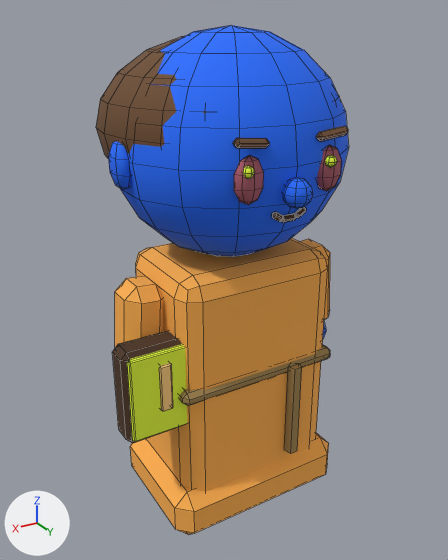
Two versions of the FBX model client/CultOfComfort.Unity/Assets/Resources/Art/Models/zealot.fbx, one commit apart.
Both versions are drawn from a camera (50 mm lens) standing at (0.505, 0.82, 0.823) and looking at (0.007, -0.01, 0.408). Arrows for +X, +Y and +Z are at lower left; the lights stay in place. The first picture is the older version. Mesh edges are drawn as thin lines. Where no turn or scale is listed for an object, it has been applied to the vertices.

Objects in the first picture: 'ArmR', 'Body', 'Head', 'Weapon' and 1 more.
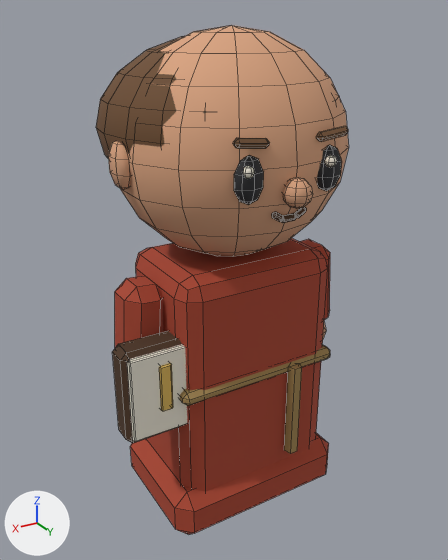
Location of each change, (x1, y1, x2, y2) in pixels of the pictures (448 x 560 px):
```json
{"part": 1, "of": "me_body", "change": "surface changed", "before": [130, 238, 329, 535], "after": [130, 238, 329, 535], "on screen": "brown to red"}
{"part": 2, "of": "me_armr", "change": "surface changed", "before": [115, 276, 163, 347], "after": [115, 276, 163, 347], "on screen": "orange to red"}
{"part": 3, "of": "me_weapon", "change": "surface changed", "before": [114, 331, 187, 443], "after": [114, 331, 187, 443], "on screen": "yellow to grey"}
{"part": 4, "of": "me_head", "change": "surface changed", "before": [105, 25, 349, 257], "after": [105, 25, 349, 257], "on screen": "blue to brown"}
```

Scene script edits in JSON lines:
```json
{"block": "me_body", "where": "me_body.from_pydata(...)  # 114 vertices, 113 faces; spans x -0.164..0.164, y -0.117..0.119, z 0.0..0.468"}
{"block": "me_body", "where": "# used by ob_body; location = (0.0, 0.0, 0.0)"}
{"block": "me_body", "change": "me_body part 1: texture (UV) coordinates of 113 of 113 faces, centred in x -0.164..0.164, y -0.117..0.119, z 0.0..0.468, changed; they spanned u 0.56..0.69, v 0.38..0.62 and now span u 0.56..0.69, v 0.5..0.7"}
{"block": "me_armr", "where": "me_armr.from_pydata(...)  # 66 vertices, 74 faces; spans x -0.039..0.039, y -0.039..0.039, z -0.203..0.009"}
{"block": "me_armr", "where": "# used by ob_armr; location = (0.168, 0.0, 0.437)"}
{"block": "me_armr", "change": "me_armr part 2: 74 kept faces spanning x -0.039..0.039, y -0.039..0.039, z -0.203..0.009 get new texture (UV) coordinates"}
{"block": "me_head", "where": "me_head.from_pydata(...)  # 632 vertices, 706 faces; spans x -0.195..0.195, y -0.214..0.191, z -0.004..0.339"}
{"block": "me_head", "where": "# used by ob_head; location = (0.0, 0.0, 0.468)"}
{"block": "me_head", "change": "me_head part 4: 706 kept faces spanning x -0.195..0.195, y -0.214..0.191, z -0.004..0.339 get new texture (UV) coordinates"}
{"block": "me_weapon", "where": "me_weapon.from_pydata(...)  # 72 vertices, 78 faces; spans x -0.065..0.065, y 0.032..0.091, z -0.06..0.1"}
{"block": "me_weapon", "where": "# used by ob_weapon; location = (0.168, 0.0, 0.273)"}
{"block": "me_weapon", "change": "me_weapon part 3: texture (UV) coordinates of 78 of 78 faces, centred in x -0.065..0.065, y 0.032..0.091, z -0.06..0.1, changed; they spanned u 0.19..0.81, v 0.38..0.62 and now span u 0.19..0.81, v 0.5..0.7"}
```
